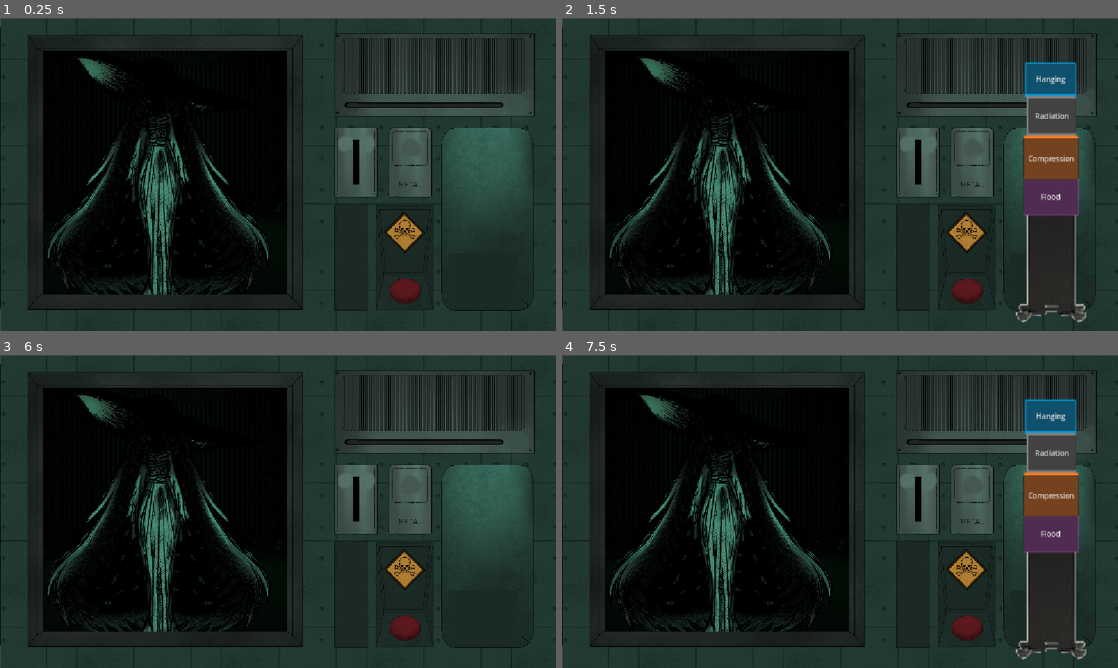
Above: before the commit, frames 1-4 (two rows, left to right).
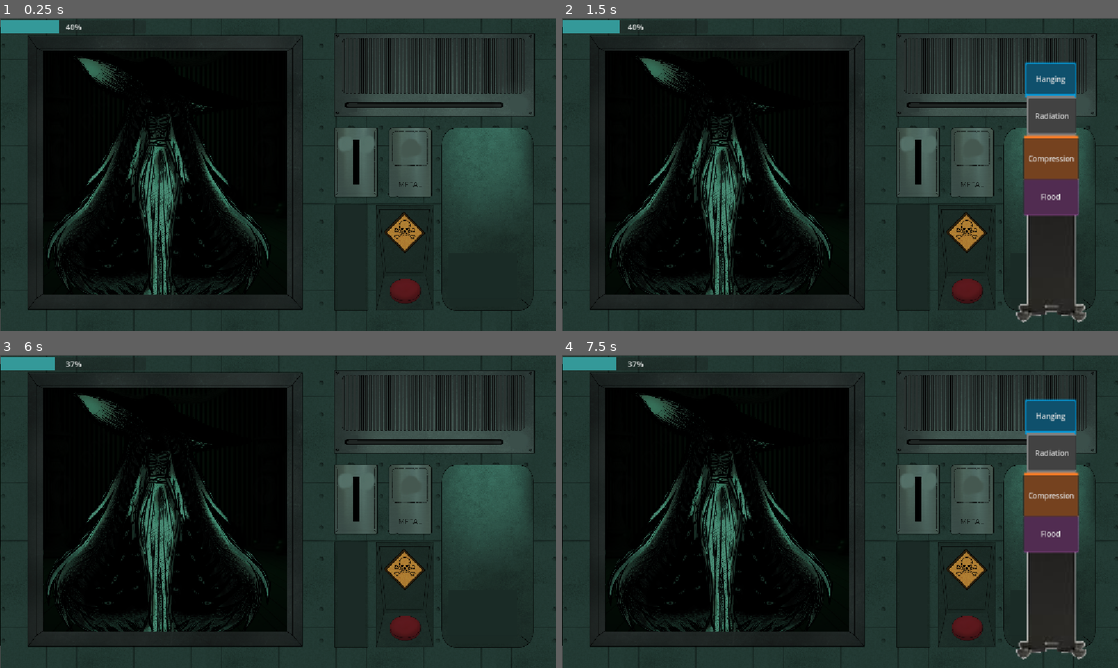
Above: after the commit, the same moments.

Repository: Birdyness/Hands-On-Z-P-
Game: Godot game, scene res://Scenes/game_manager.tscn
Two runs of this game, one before a commit and one after it. Both use one fixed random seed, a clock stepped at 60 frames per second and the inputs below.
Inputs (mouse positions are in pixels of both pictures, inside the frame that each line leads up to):
- Up to frame 1 (0.25 s): no input
- Up to frame 2 (1.5 s): click (723, 180) at 0.5 s; click (967, 293) at 1.25 s
- Up to frame 3 (6 s): click "Hanging" at 2 s; click "Radiation" at 2.75 s; click "Compression" at 3.5 s; click "Flood" at 4.25 s; click (161, 517) at 5 s; click (405, 630) at 5.75 s
- Up to frame 4 (7.5 s): click (723, 517) at 6.5 s; click (967, 630) at 7.25 s

The runs differ from the first frame. In frame 1, 0.5% of the frame differs, in the area x 0-15%, y 0-5%; in frame 2, 0.5%; in frame 3, 0.4%; in frame 4, 0.4%.

Commit message:
added sanity bar and made execution add 20 sanity points

Diff:
--- a/Scenes/game_manager.tscn
+++ b/Scenes/game_manager.tscn
@@ -5,25 +5,31 @@
 [ext_resource type="PackedScene" uid="uid://bn8j7mr5q6ipv" path="res://Scenes/workspacev2.tscn" id="2_e5fcp"]
 [ext_resource type="PackedScene" uid="uid://cvryd0iwhjs2r" path="res://Scenes/disp_button.tscn" id="2_sq00h"]
 [ext_resource type="Script" uid="uid://b3owkfx3dyr7t" path="res://Scenes/buttons.gd" id="5_efn8y"]
-[ext_resource type="Texture2D" uid="uid://bhjgtf2pximp2" path="res://Assets/Buttons/ExcButton.png" id="6_i4mau"]
-[ext_resource type="Texture2D" uid="uid://kmmubn2cq3g4" path="res://Assets/Buttons/ExcButtonDown.png" id="7_b5cn8"]
-[ext_resource type="BitMap" uid="uid://bs5pmt66u883c" path="res://Assets/Buttons/ExcButtonBitMap.png" id="8_jencv"]
+[ext_resource type="Texture2D" uid="uid://bhjgtf2pximp2" path="res://Assets/Buttons/ExcButton/ExcButton.png" id="6_i4mau"]
+[ext_resource type="Texture2D" uid="uid://kmmubn2cq3g4" path="res://Assets/Buttons/ExcButton/ExcButtonDown.png" id="7_b5cn8"]
+[ext_resource type="BitMap" uid="uid://bs5pmt66u883c" path="res://Assets/Buttons/ExcButton/ExcButtonBitMap.png" id="8_jencv"]
+[ext_resource type="Script" uid="uid://cxw86x51xyt14" path="res://Scenes/progress_bar.gd" id="9_i4mau"]
+
+[sub_resource type="StyleBoxFlat" id="StyleBoxFlat_g4v7s"]
+bg_color = Color(0.20392157, 0.6, 0.6, 1)
 
 [node name="gameManager" type="Node2D" unique_id=205253772]
 
-[node name="Sprite2D" type="Sprite2D" parent="." unique_id=1727859591]
+[node name="background" type="Sprite2D" parent="." unique_id=1727859591]
 self_modulate = Color(0.098289035, 0.098289035, 0.098289035, 1)
 position = Vector2(338.00003, 311.00003)
 scale = Vector2(1.1324325, 1.4084337)
 texture = ExtResource("1_mmt5l")
 
-[node name="entity" parent="." unique_id=256994302 instance=ExtResource("1_e5fcp")]
+[node name="entity" parent="." unique_id=256994302 node_paths=PackedStringArray("sanity") instance=ExtResource("1_e5fcp")]
 position = Vector2(327, 334)
+sanity = NodePath("../SanityBar")
 
 [node name="Node2D" parent="." unique_id=27077772 instance=ExtResource("2_e5fcp")]
 position = Vector2(0, 4)
 
 [node name="dispButton" parent="." unique_id=1839645826 instance=ExtResource("2_sq00h")]
+visible = false
 position = Vector2(1018, 361)
 
 [node name="Buttons" type="Control" parent="." unique_id=845528170]
@@ -48,5 +54,16 @@
 ignore_texture_size = true
 stretch_mode = 0
 
+[node name="SanityBar" type="ProgressBar" parent="." unique_id=1411194817]
+offset_left = 2.0
+offset_top = 5.0
+offset_right = 303.0
+offset_bottom = 32.0
+theme_override_styles/fill = SubResource("StyleBoxFlat_g4v7s")
+value = 40.0
+script = ExtResource("9_i4mau")
+
+[node name="Timer" type="Timer" parent="SanityBar" unique_id=231423864]
+
 [connection signal="button_down" from="Buttons/Execution" to="Buttons" method="_on_execution_button_down"]
 [connection signal="button_up" from="Buttons/Execution" to="Buttons" method="_on_execution_button_up"]
--- /dev/null
+++ b/Scenes/progress_bar.gd
@@ -0,0 +1,12 @@
+class_name Sanity extends ProgressBar
+@onready var timer: Timer = $Timer
+
+func _ready() -> void:
+	timer.timeout.connect(_on_timeout)
+	timer.start()
+
+func _on_timeout() -> void:
+	value -=0.476
+
+func change(amount: float):
+	value += amount
--- a/Scripts/Node Scripts/entities.gd
+++ b/Scripts/Node Scripts/entities.gd
@@ -1,5 +1,7 @@
 class_name Entities extends Node2D
 var entity = ""
+@export var sanity: Sanity
+
 # Disposal: Hanging, Radiation, Compression, Flood
 #freq: 1-3
 #thermo: Hot or Cold
@@ -60,6 +62,7 @@
 	if entity_data[entity]["disposal"] == disSeq:
 		print("DISPOSED")
 		randomizer()
-		print(entity)
+		sanity.change(20)
+		print(entity) #just to see
 	else:
 		print("WRONG")
Renamed: Assets/Buttons/ExcButton.png -> Assets/Buttons/ExcButton/ExcButton.png
Not shown, changed: Assets/Buttons/ExcButton/ExcButton.png.import
Renamed: Assets/Buttons/ExcButtonBitMap.png -> Assets/Buttons/ExcButton/ExcButtonBitMap.png
Not shown, added: Assets/Buttons/ExcButton/ExcButtonBitMap.png.import
Renamed: Assets/Buttons/ExcButtonDown.png -> Assets/Buttons/ExcButton/ExcButtonDown.png
Not shown, changed: Assets/Buttons/ExcButton/ExcButtonDown.png.import
Not shown, removed: Assets/Buttons/ExcButtonBitMap.png.import
Not shown, added: Scenes/progress_bar.gd.uid
